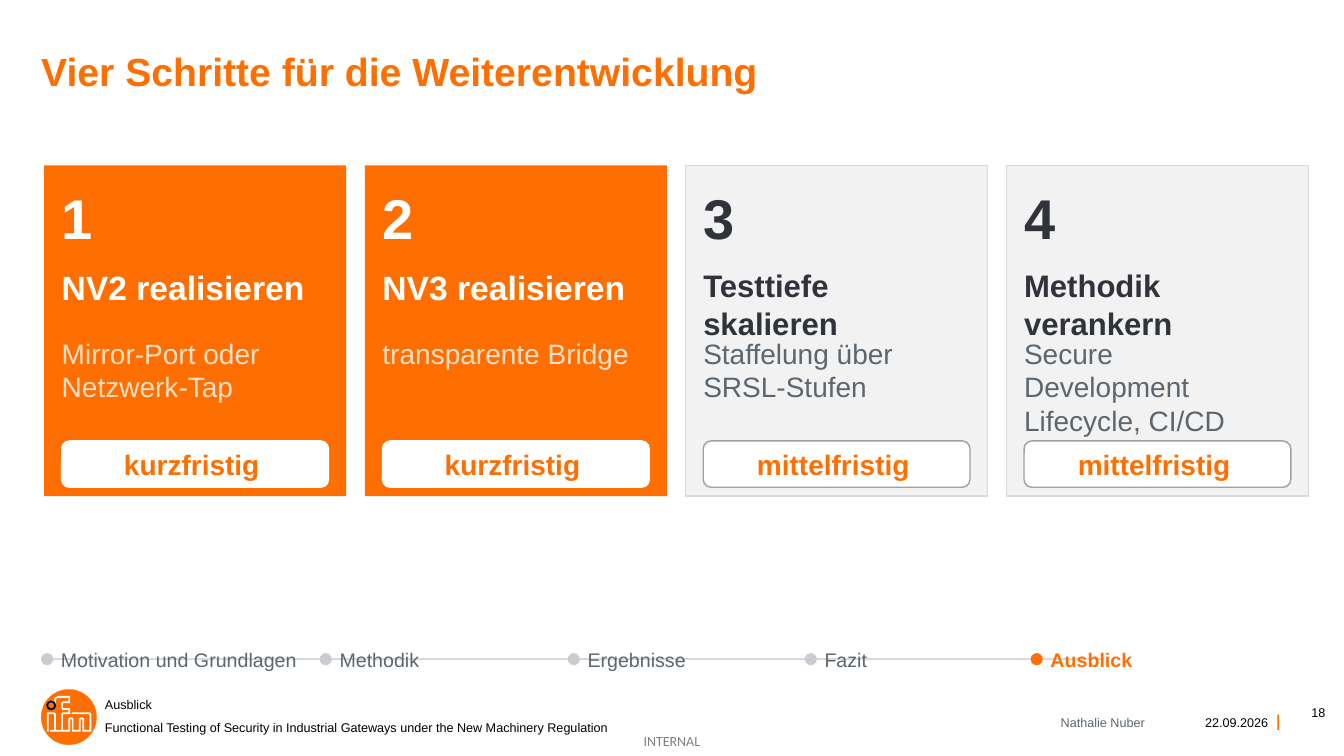
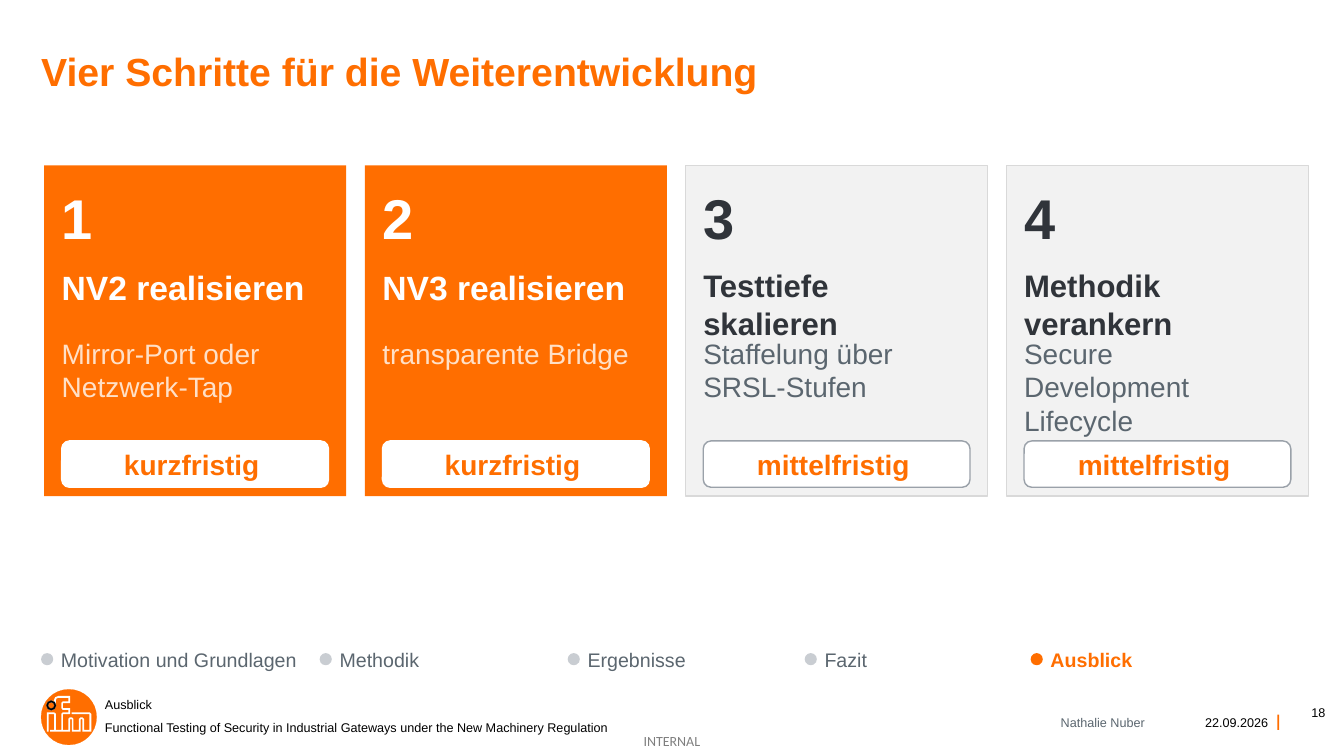
Before and after one commit to nathalienr/Bachelorarbeit, a slide deck: slide 18 of Functional Testing of Security in Industrial Gateways under the New Machinery Regulation.pptx. Drawn at 1344x756 pixels with LibreOffice and Linux fonts; fonts in the diff are those of the drawing; background and template pictures are left out. Boxes give left, top, right and bottom in pixels: in the first picture for what was removed or moved away, otherwise in the second. Text is boxed around its words. In the diff, an @@ line names an element or a change of style, - is before the commit and + after.

```diff
--- a/Functional Testing of Security in Industrial Gateways under the New Machinery Regulation.pptx
+++ b/Functional Testing of Security in Industrial Gateways under the New Machinery Regulation.pptx
@@ text at (x1=1024, y1=344, x2=1189, y2=436): text changed @@
-Secure Development Lifecycle, CI/CD
+Secure Development Lifecycle
@@ rectangle removed at (x1=41, y1=658, x2=1105, y2=660) @@
```
Also in this commit, not shown: 15 other slides changed, 1 other file.
